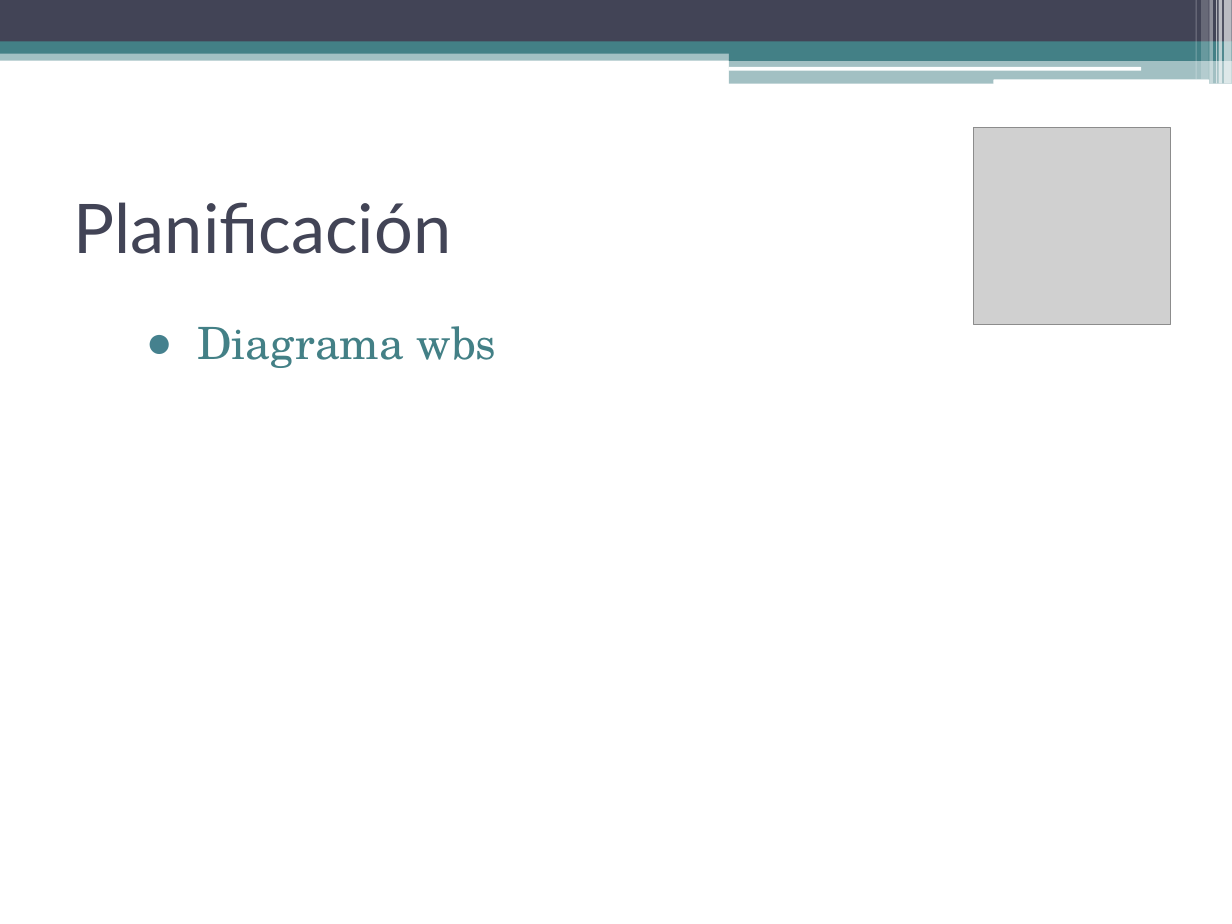
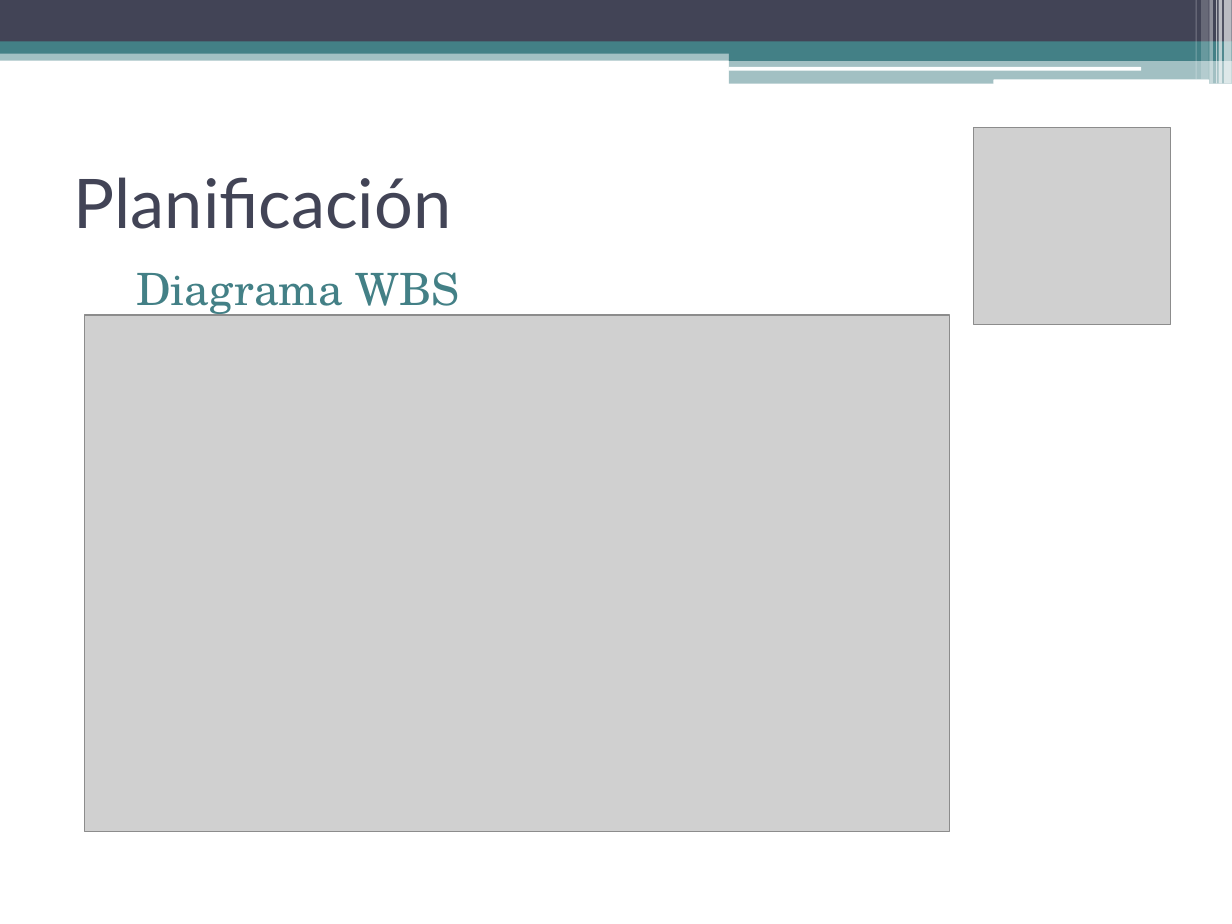
Before and after one commit to LautyLombardi/TrabajoPracticoPrincipal, a slide deck: slide 7 of Presentaciones/Presentacion_inicial (RF 1).pptx. Drawn at 1232x924 pixels with LibreOffice and Linux fonts; fonts in the diff are those of the drawing; grey boxes stand for pictures; background and template pictures are left out. Boxes give left, top, right and bottom in pixels: in the first picture for what was removed or moved away, otherwise in the second. Text is boxed around its words. In the diff, an @@ line names an element or a change of style, - is before the commit and + after.

Commit message:
Pequeño arreglo en la ppt y se añadio el diagrama WBS

```diff
--- a/Presentaciones/Presentacion_inicial (RF 1).pptx
+++ b/Presentaciones/Presentacion_inicial (RF 1).pptx
@@ title "Planificación": place and size @@
-title "Planificación" at <box>74,202,451,254</box>
+title "Planificación" at <box>74,177,451,229</box>
@@ text at <box>136,272,460,318</box>: text changed @@
-  ● Diagrama wbs
+  Diagrama WBS
@@ picture added at <box>84,315,949,832</box> @@
```
Also in this commit, not shown: 1 other slide changed.
